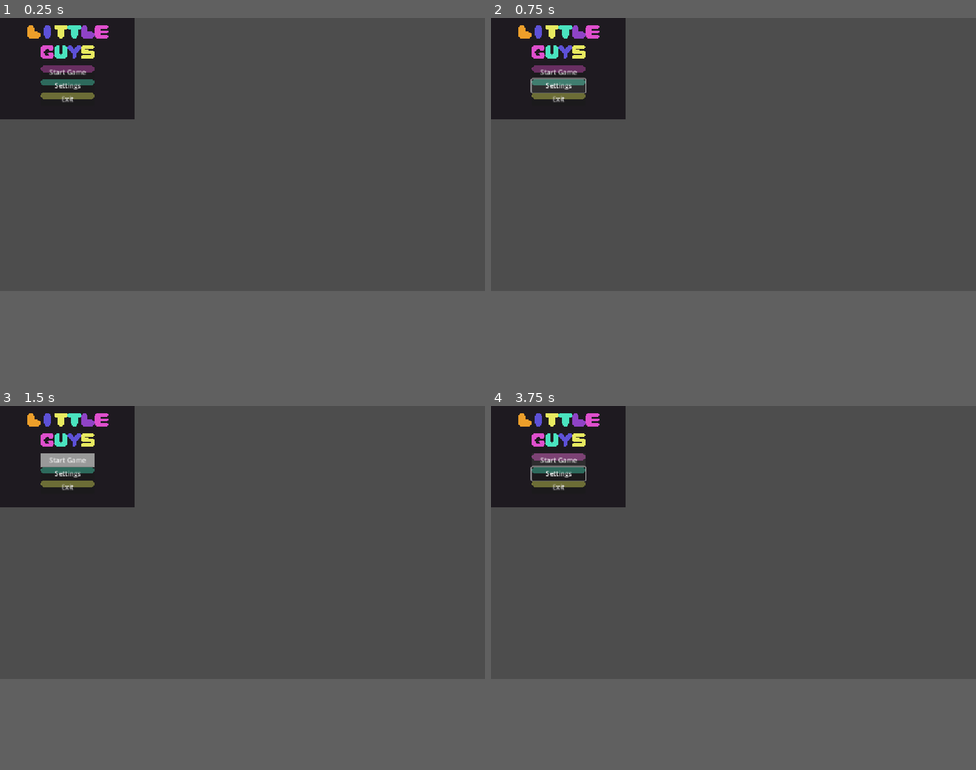
Above: before the commit, frames 1-4 (two rows, left to right).
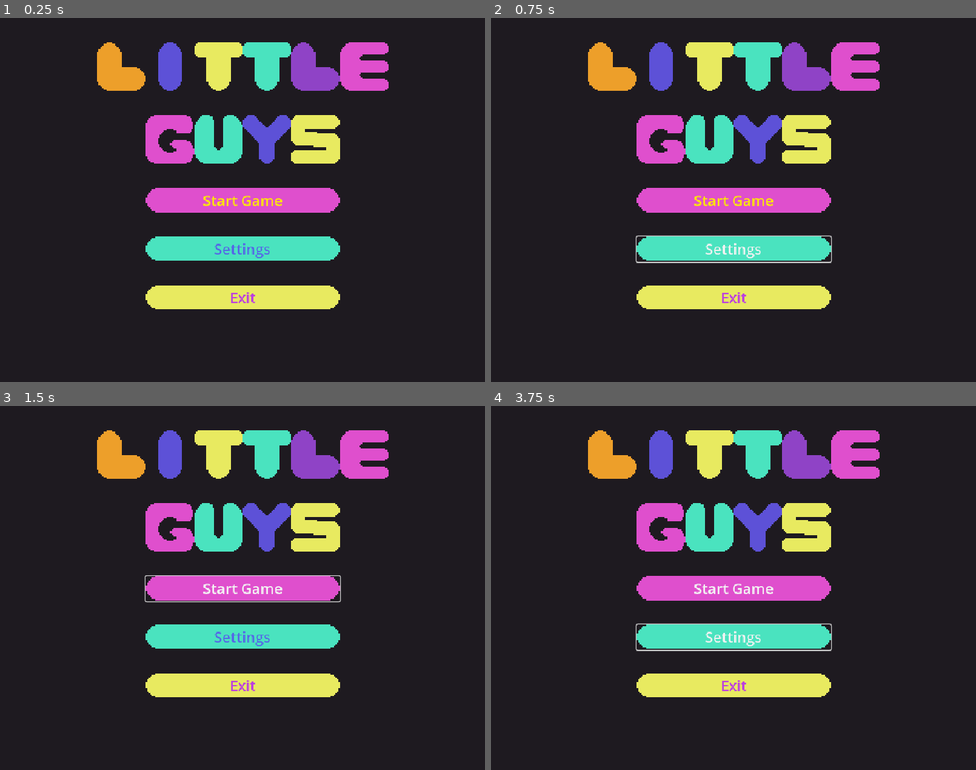
Above: after the commit, the same moments.

Repository: KupaJablek/little_guys
Game: Godot game, scene res://ui/main_menu/main_menu.tscn
Same seed, same stepped clock (60 frames per second), same inputs: the game is played once before the commit and once after it.
Inputs:
- Up to frame 1 (0.25 s): no input
- Up to frame 2 (0.75 s): click "Settings" at 0.5 s
- Up to frame 3 (1.5 s): click "Start Game" at 1.25 s
- Up to frame 4 (3.75 s): click "Start Game" at 2 s; tap Enter at 2.75 s; hold Right (move_right) 2.78-3.53 s; tap Space at 3.5 s; hold Down (move_down) from 3.53 s (still down)
The window is 800x450 before the commit and 800x600 after it. Grey fills any space a smaller window leaves; there, only what the larger window draws over its background counts as a difference.

The runs differ from the first frame. In frame 1, 71% of the frame differs, in the area x 0-100%, y 0-80%; in frame 2, 71%; in frame 3, 72%; in frame 4, 71%.

Commit message:
fixed menu resolution. Fixed button overlay.

Diff:
--- a/project.godot
+++ b/project.godot
@@ -12,11 +12,13 @@
 
 config/name="LittleGuys"
 run/main_scene="res://ui/main_menu/main_menu.tscn"
-config/features=PackedStringArray("4.3", "Forward Plus")
+config/features=PackedStringArray("4.4", "Forward Plus")
 config/icon="res://icon.svg"
 
 [display]
 
+window/size/viewport_width=960
+window/size/viewport_height=720
 window/stretch/mode="canvas_items"
 
 [input]
--- a/ui/main_menu/main_menu.gd
+++ b/ui/main_menu/main_menu.gd
@@ -13,12 +13,12 @@
 
 func _on_start_button_pressed() -> void:
 	# get_tree().change_scene_to_file(start scene)
-	print("exit pressed")
+	print("Start pressed")
 
 
 func _on_settings_button_pressed() -> void:
 	# get_tree().change_scene_to_file("res://iu/settings_menu.tscn")
-	print("exit pressed")
+	print("Settings pressed")
 
 
 func _on_exit_button_pressed() -> void:
--- a/ui/main_menu/main_menu.tscn
+++ b/ui/main_menu/main_menu.tscn
@@ -1,15 +1,16 @@
 [gd_scene load_steps=4 format=3 uid="uid://b7l5l81klp00s"]
 
-[ext_resource type="Script" path="res://ui/main_menu/main_menu.gd" id="1_3fvnl"]
+[ext_resource type="Script" uid="uid://b0tlyb7lk1mxk" path="res://ui/main_menu/main_menu.gd" id="1_3fvnl"]
 [ext_resource type="Texture2D" uid="uid://b058up1ew56pe" path="res://resources/UI/title_screen.png" id="1_sy8v2"]
-
-[sub_resource type="StyleBoxFlat" id="StyleBoxFlat_1undb"]
+[ext_resource type="Script" uid="uid://dgn4sd5sf30oe" path="res://ui/main_menu/exit_button.gd" id="3_omy8q"]
 
 [node name="MainMenu" type="Control"]
 layout_mode = 3
 anchors_preset = 15
 anchor_right = 1.0
 anchor_bottom = 1.0
+offset_left = 1.0
+offset_right = -522.0
 grow_horizontal = 2
 grow_vertical = 2
 script = ExtResource("1_3fvnl")
@@ -17,37 +18,50 @@
 [node name="title_screen_bg" type="TextureRect" parent="."]
 texture_filter = 1
 layout_mode = 2
-offset_right = 320.0
-offset_bottom = 240.0
+offset_left = -1.0
+offset_right = 959.0
+offset_bottom = 720.0
 texture = ExtResource("1_sy8v2")
 
 [node name="start_button" type="Button" parent="."]
+texture_filter = 1
 layout_mode = 0
-offset_left = 96.0
-offset_top = 112.0
-offset_right = 224.0
-offset_bottom = 143.0
-theme_override_styles/focus = SubResource("StyleBoxFlat_1undb")
+offset_left = 287.0
+offset_top = 336.0
+offset_right = 671.0
+offset_bottom = 384.0
+theme_override_colors/font_color = Color(0.984314, 0.898039, 0.0392157, 1)
+theme_override_font_sizes/font_size = 29
 action_mode = 0
 text = "Start Game"
+flat = true
 
 [node name="settings_button" type="Button" parent="."]
+texture_filter = 1
 layout_mode = 0
-offset_left = 96.0
-offset_top = 144.0
-offset_right = 224.0
-offset_bottom = 160.0
+offset_left = 287.0
+offset_top = 432.0
+offset_right = 671.0
+offset_bottom = 480.0
+theme_override_colors/font_color = Color(0.330204, 0.401329, 0.903941, 1)
+theme_override_font_sizes/font_size = 29
 action_mode = 0
 text = "Settings"
+flat = true
 
 [node name="exit_button" type="Button" parent="."]
+texture_filter = 1
 layout_mode = 0
-offset_left = 96.0
-offset_top = 176.0
-offset_right = 224.0
-offset_bottom = 192.0
+offset_left = 287.0
+offset_top = 528.0
+offset_right = 671.0
+offset_bottom = 576.0
+theme_override_colors/font_color = Color(0.739177, 0.248432, 0.875023, 1)
+theme_override_font_sizes/font_size = 29
 action_mode = 0
 text = "Exit"
+flat = true
+script = ExtResource("3_omy8q")
 
 [connection signal="pressed" from="start_button" to="." method="_on_start_button_pressed"]
 [connection signal="pressed" from="settings_button" to="." method="_on_settings_button_pressed"]
Not shown, added: resources/Audio/Music/lungs.ogg.import
Not shown, added: ui/main_menu/main_menu.gd.uid
